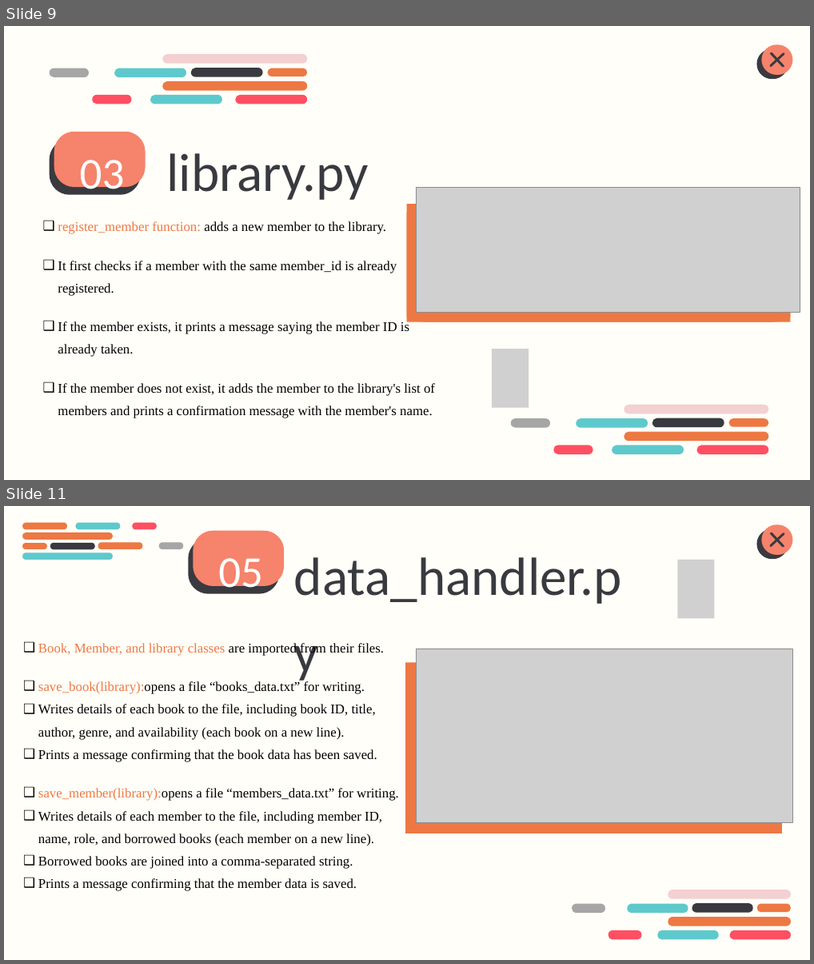
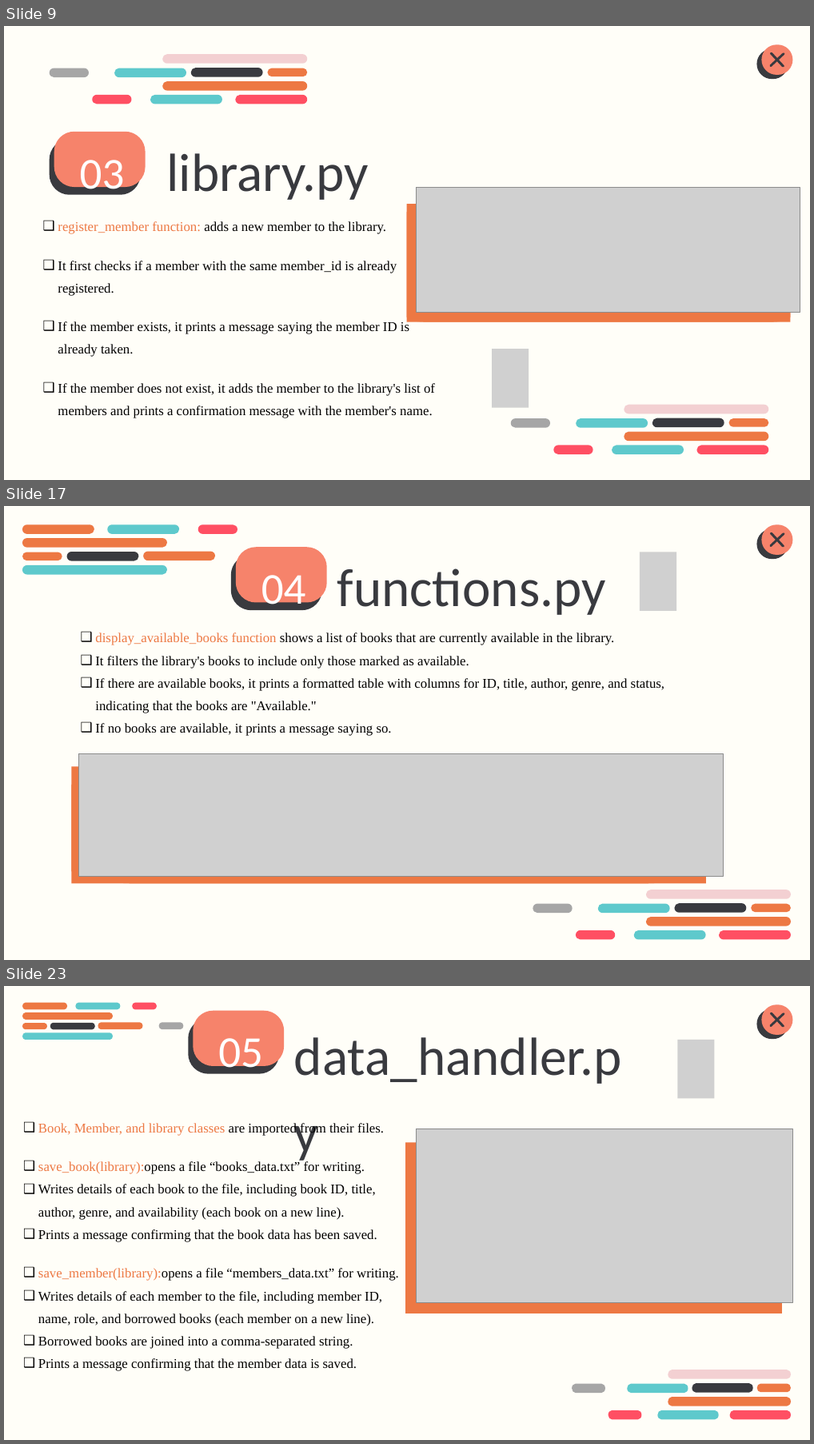
Before and after one commit to Mohamed-Salem-Ali/Library-Management-System, a slide deck: Library Console Management System.pptx. Shown one above the other, each under a label of ours: slides 9 and 11 before the commit, slides 9, 17 and 23 after it; the slides between them are not shown. The pictures are 814x964 and 814x1444 pixels, drawn with LibreOffice and Linux fonts; fonts in the diff are those of the drawing; grey boxes stand for pictures. Boxes give left, top, right and bottom in pixels: in the first picture for what was removed or moved away, otherwise in the second. Text is boxed around its words. In the diff, an @@ line names an element or a change of style, - is before the commit and + after.

```diff
--- a/Library Console Management System.pptx
+++ b/Library Console Management System.pptx
@@ slide 17 added at box(4, 506, 810, 960), background #FFFEF8 @@
@@ freeform shape added at box(236, 547, 327, 602), fill #F6836B @@
@@ picture added at box(640, 552, 677, 611) @@
@@ group added at box(757, 524, 793, 560): 4 freeform shapes @@
@@ group added at box(22, 524, 281, 575): 9 freeform shapes @@
@@ freeform shape added at box(231, 555, 322, 610), fill #393A3F @@
@@ text added at box(262, 575, 306, 614), 78.7 pt, text #FFFFFF @@
+04
@@ text added at box(338, 568, 606, 615), 96 pt, text #393A3F @@
+functions.py
@@ text added at box(95, 632, 665, 736), 24 pt, text #000000 @@
+❑ display_available_books function shows a list of books that are currently available in the library.
+❑ It filters the library's books to include only those marked as available.
+❑ If there are available books, it prints a formatted table with columns for ID, title, author, genre, and status, indicating that the books are "Available."
+❑ If no books are available, it prints a message saying so.
@@ rectangle added at box(72, 767, 706, 884), fill #ED7843 @@
@@ picture added at box(79, 753, 723, 876) @@
@@ freeform shape added at box(72, 772, 706, 883), fill #ED7843 @@
@@ group added at box(533, 889, 791, 939): 9 freeform shapes @@
@@ what was slide 11 is now slide 23 @@
```
Also in this commit, not shown: 3 slides changed, 11 other slides added, 6 other files.
